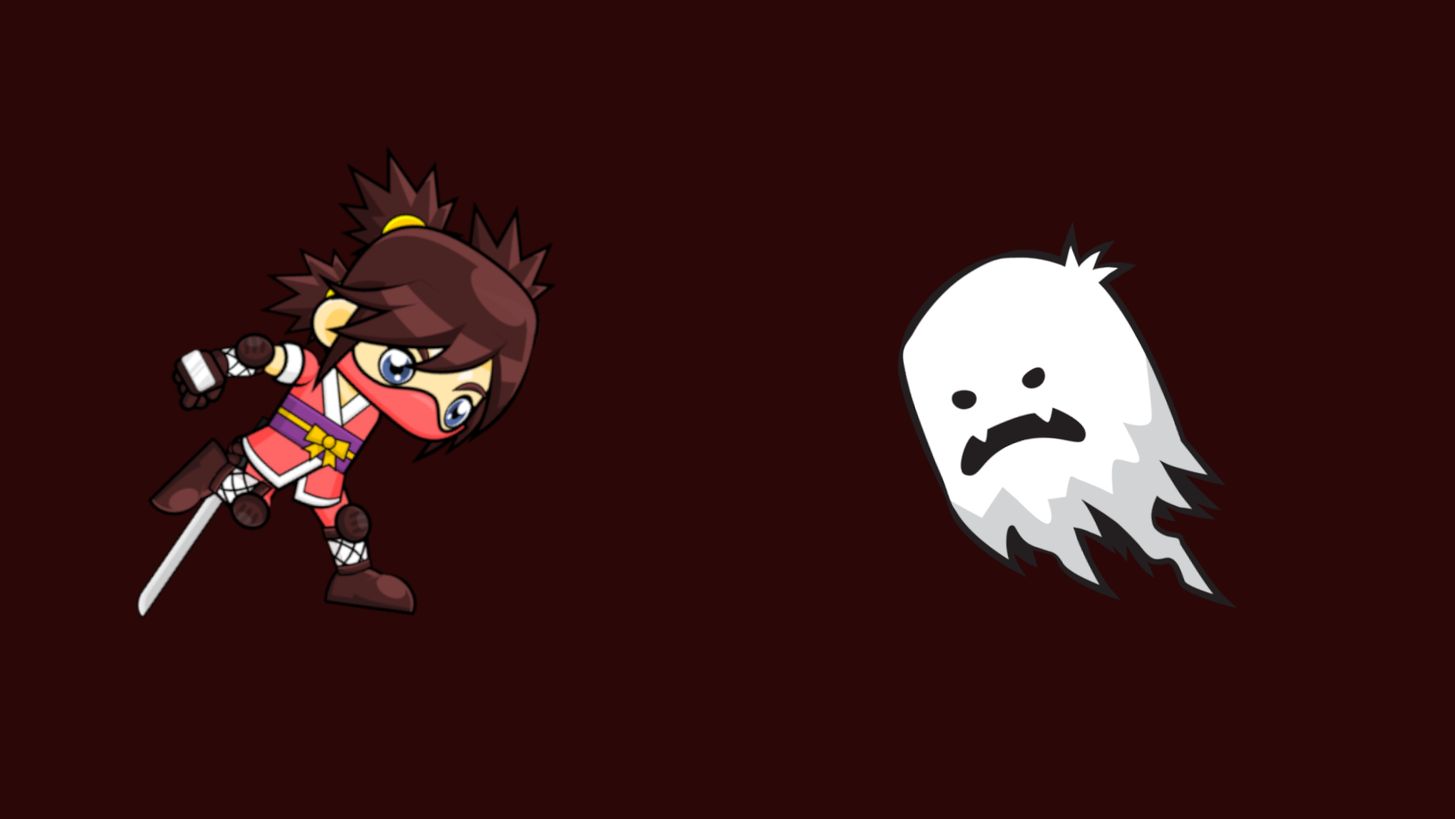
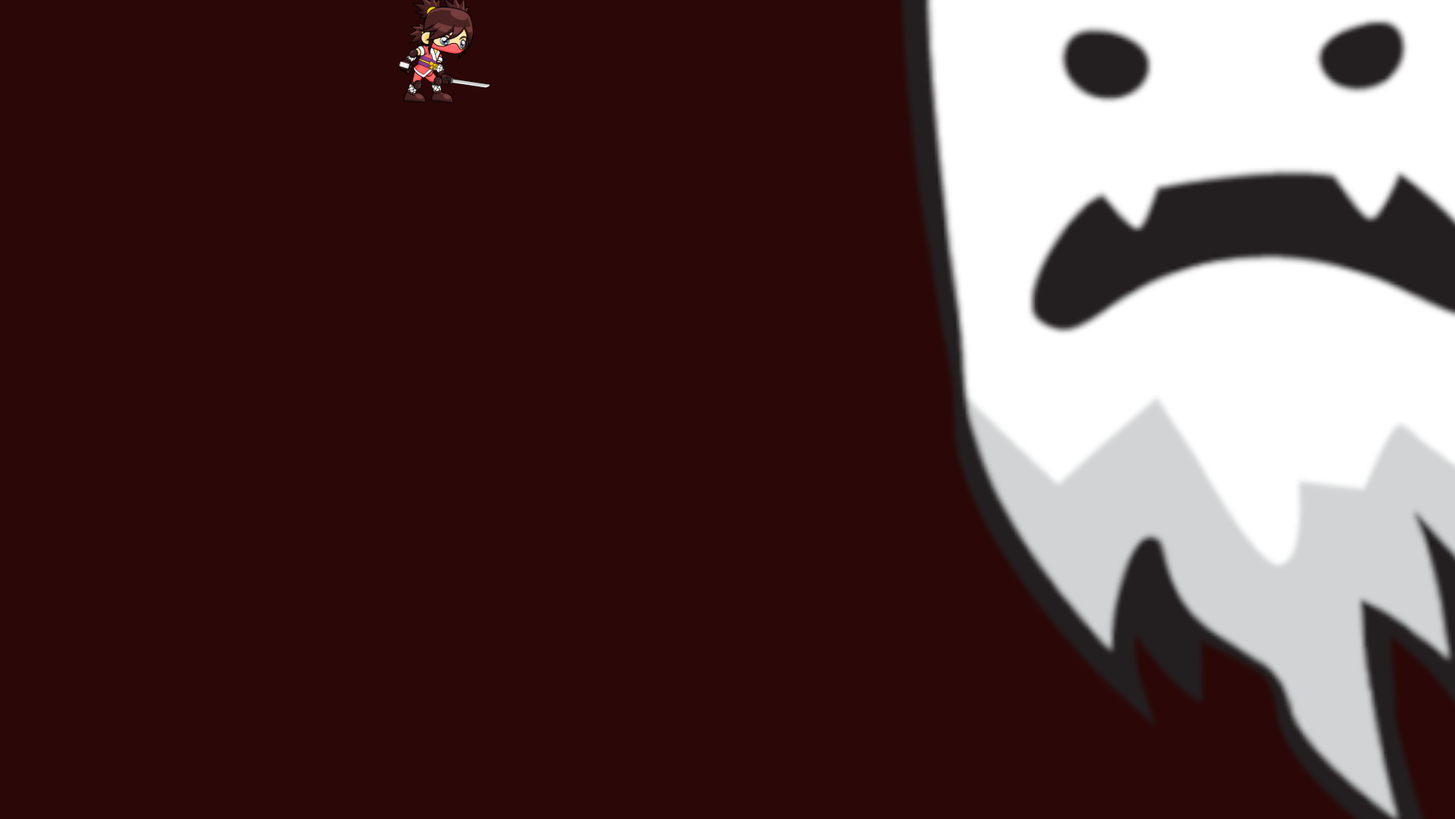
Revision of a layered w=1455, h=819 image; what changed, layer by layer:
painted on "Dropped Buffer #1" over [897, 0, 1455, 819]
painted on "Dropped Buffer" over [135, 0, 558, 619]
